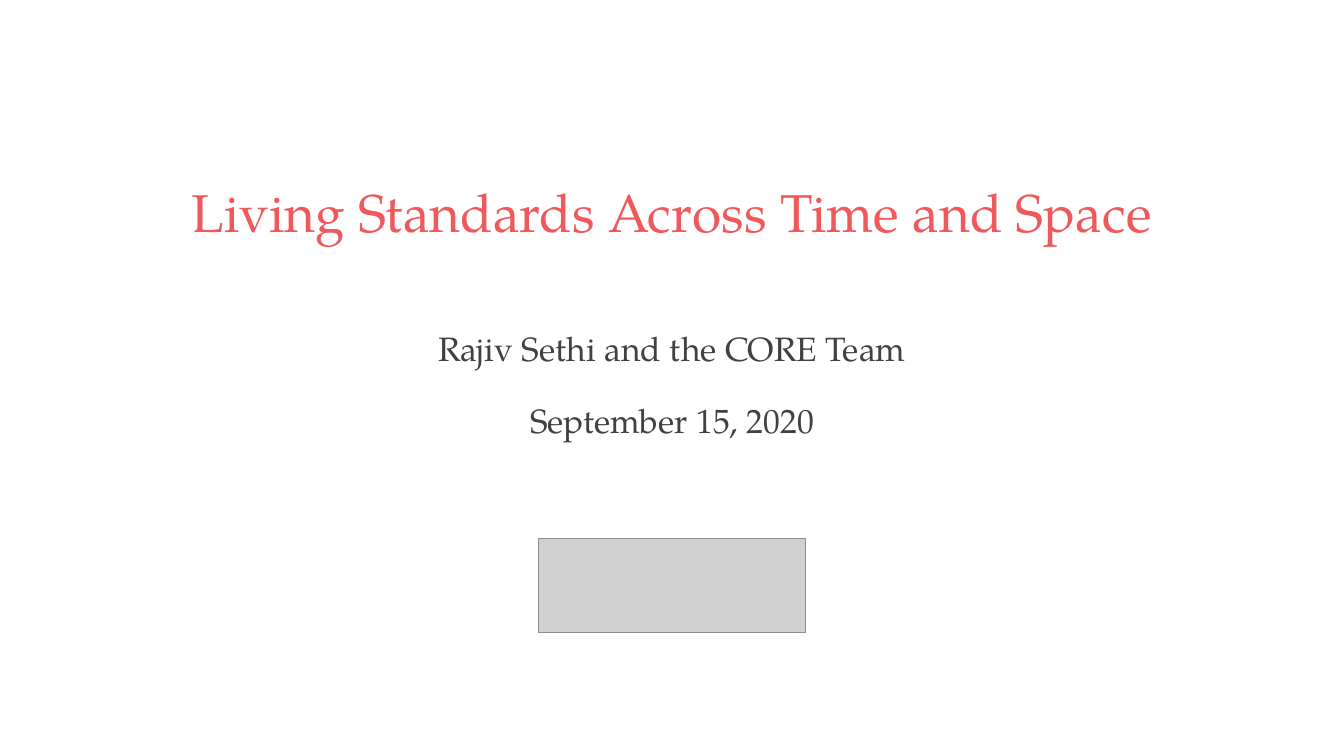
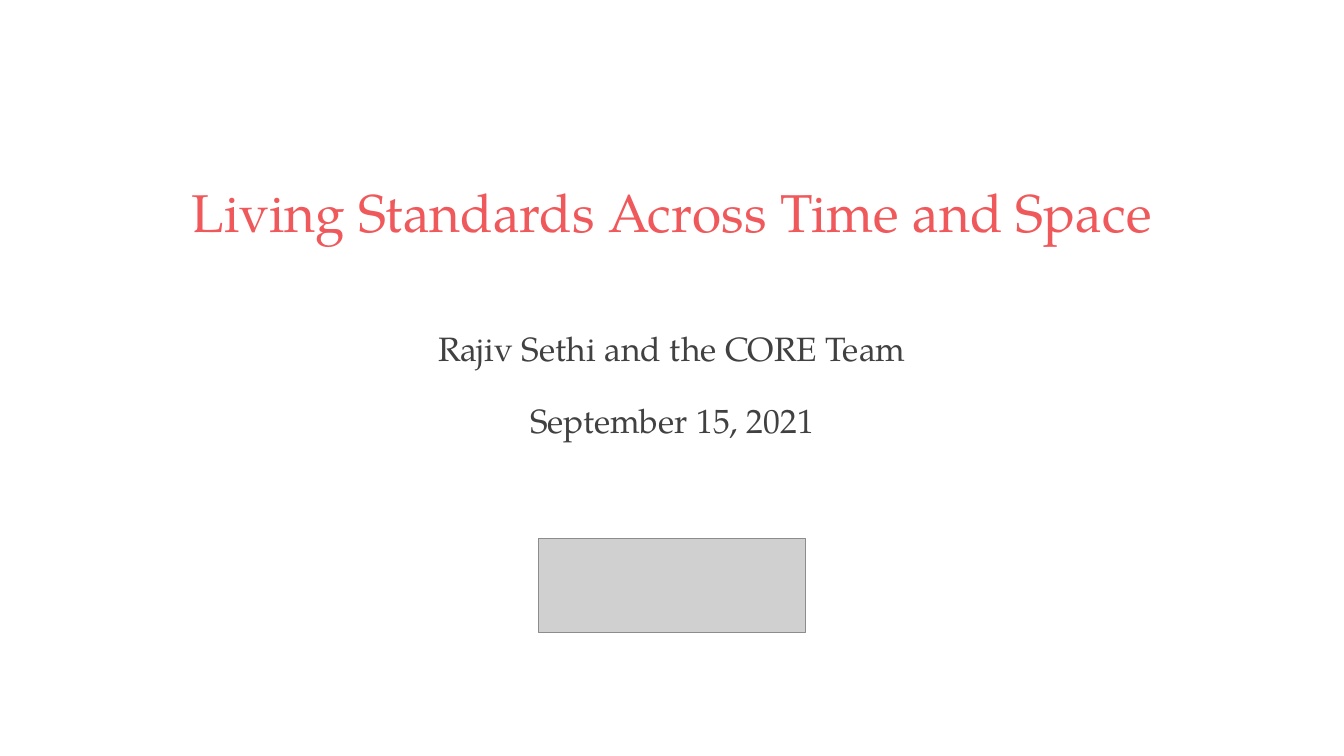
Before and after one commit to rs328/Slides-for-Principles, a slide deck: slide 1 of 01 Living Standards Across Space and Time.pptx. Drawn at 1344x756 pixels with LibreOffice and Linux fonts; fonts in the diff are those of the drawing; grey boxes stand for pictures. Boxes give left, top, right and bottom in pixels: in the first picture for what was removed or moved away, otherwise in the second. Text is boxed around its words. In the diff, an @@ line names an element or a change of style, - is before the commit and + after.

```diff
--- a/01 Living Standards Across Space and Time.pptx
+++ b/01 Living Standards Across Space and Time.pptx
@@ subtitle at bbox=[530, 408, 814, 443]: text changed @@
-September 15, 2020
+September 15, 2021
```
Also in this commit, not shown: 6 other files.
